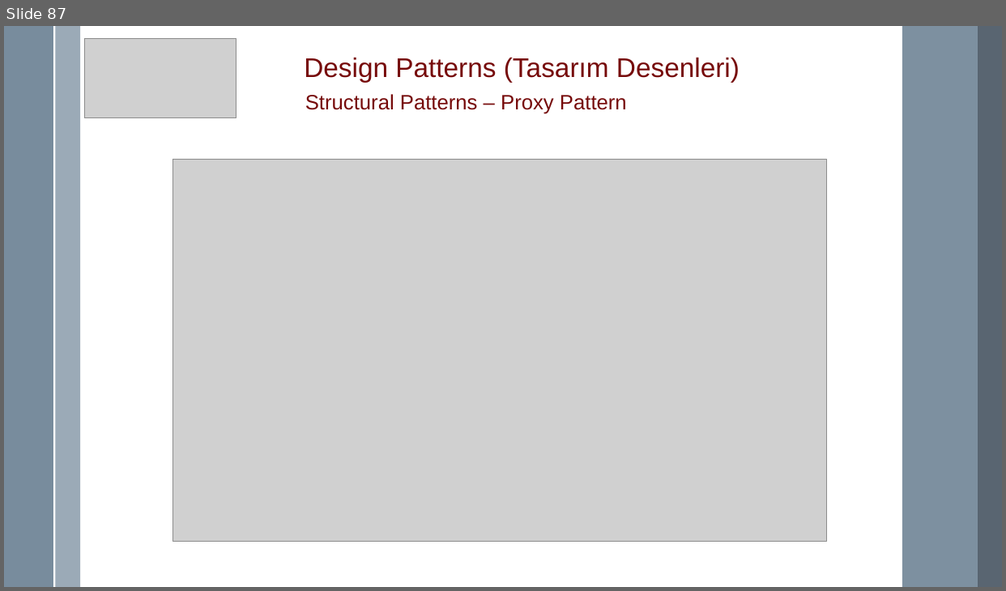
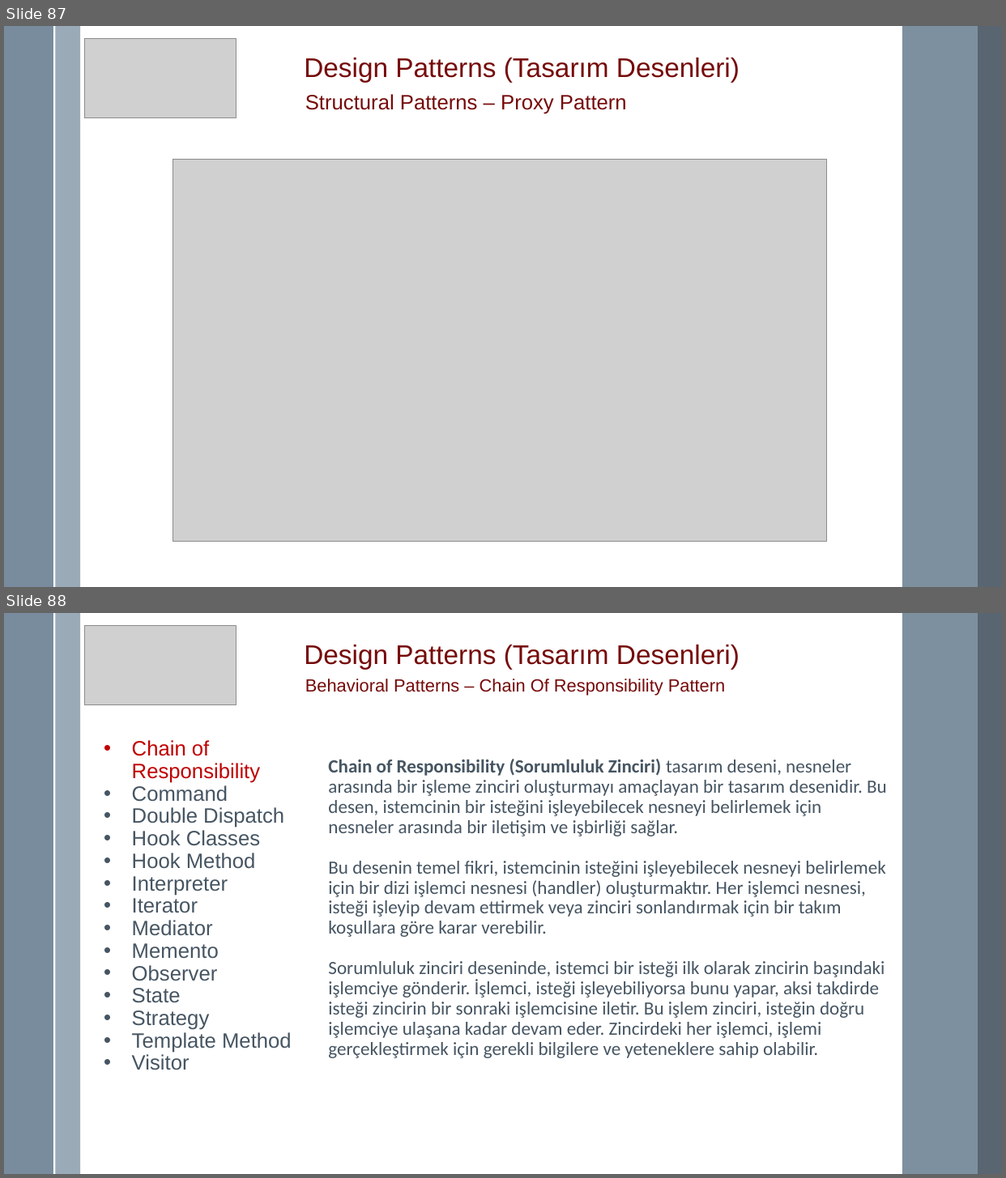
Before and after one commit to mremregok/DesignPattern, a slide deck: Design Pattern.pptx. Shown one above the other, each under a label of ours: slide 87 before the commit, slides 87 and 88 after it. The pictures are 1006x591 and 1006x1178 pixels, drawn with LibreOffice and Linux fonts; fonts in the diff are those of the drawing; grey boxes stand for pictures. Boxes give left, top, right and bottom in pixels: in the first picture for what was removed or moved away, otherwise in the second. Text is boxed around its words. In the diff, an @@ line names an element or a change of style, - is before the commit and + after.

Commit message:
Davranışsal tasarım desenlerinden Chain of Responsibility ve Command eklendi.

```diff
--- a/Design Pattern.pptx
+++ b/Design Pattern.pptx
@@ slide 88 added at <box>4,613,1002,1174</box>, background #FFFFFF; not listed: 5 template elements that a slide beside it also shows @@
@@ picture added at <box>84,626,236,705</box> @@
@@ text added at <box>304,644,739,669</box>, 26 pt, text #760A0A @@
+Design Patterns (Tasarım Desenleri)
@@ text added at <box>305,679,725,696</box>, 17 pt, text #760A0A @@
+Behavioral Patterns – Chain Of Responsibility Pattern
@@ text added at <box>132,740,292,1071</box>, 20 pt, text #465562 @@
+• Chain of Responsibility
+• Command
+• Double Dispatch
+• Hook Classes
+• Hook Method
+• Interpreter
+• Iterator
+• Mediator
+• Memento
+• Observer
+• State
+• Strategy
+• Template Method
+• Visitor
@@ text added at <box>328,759,887,1059</box>, 18 pt, text #465562 @@
+Chain of Responsibility (Sorumluluk Zinciri) tasarım deseni, nesneler arasında bir işleme zinciri oluşturmayı amaçlayan bir tasarım desenidir. Bu desen, istemcinin bir isteğini işleyebilecek nesneyi belirlemek için nesneler arasında bir iletişim ve işbirliği sağlar.
+Bu desenin temel fikri, istemcinin isteğini işleyebilecek nesneyi belirlemek için bir dizi işlemci nesnesi (handler) oluşturmaktır. Her işlemci nesnesi, isteği işleyip devam ettirmek veya zinciri sonlandırmak için bir takım koşullara göre karar verebilir.
+Sorumluluk zinciri deseninde, istemci bir isteği ilk olarak zincirin başındaki işlemciye gönderir. İşlemci, isteği işleyebiliyorsa bunu yapar, aksi takdirde isteği zincirin bir sonraki işlemcisine iletir. Bu işlem zinciri, isteğin doğru işlemciye ulaşana kadar devam eder. Zincirdeki her işlemci, işlemi gerçekleştirmek için gerekli bilgilere ve yeteneklere sahip olabilir.
```
Also in this commit, not shown: 13 other slides added, 18 other files.
